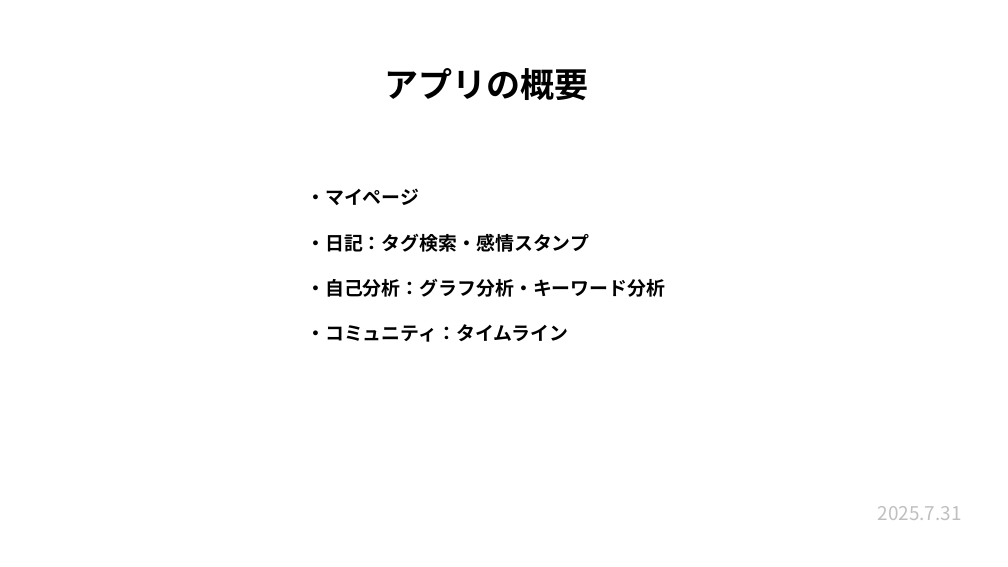
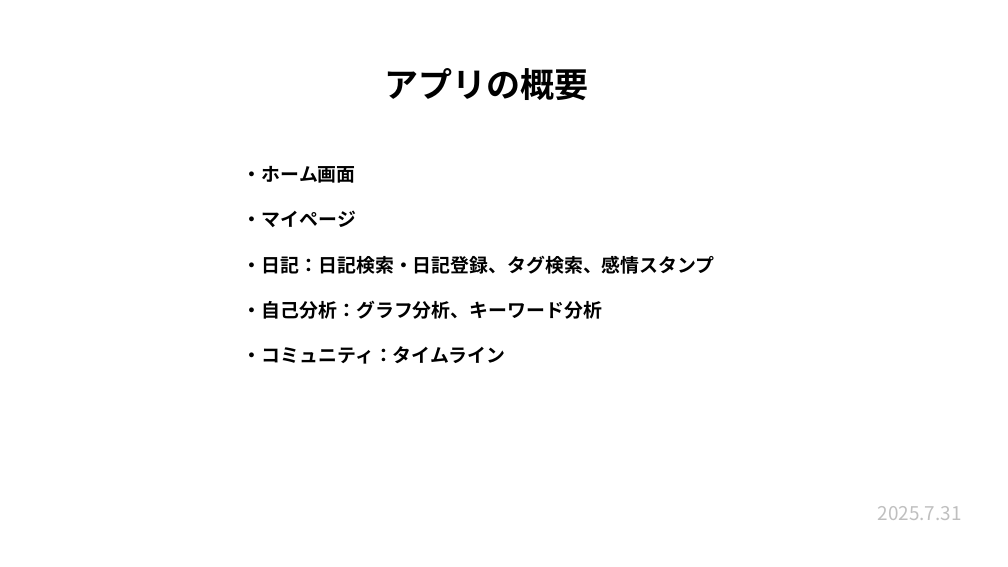
Before and after one commit to plusdojo2025/a2-7, a slide deck: slide 5 of 発表準備/7月成果発表会.pptx. Drawn at 1008x567 pixels with LibreOffice and Linux fonts; fonts in the diff are those of the drawing. Boxes give left, top, right and bottom in pixels: in the first picture for what was removed or moved away, otherwise in the second. Text is boxed around its words. In the diff, an @@ line names an element or a change of style, - is before the commit and + after.

```diff
--- a/発表準備/7月成果発表会.pptx
+++ b/発表準備/7月成果発表会.pptx
@@ text "・ホーム画面": place and size @@
-text "・ホーム画面" at [306, 188, 665, 342]
+text "・ホーム画面" at [243, 166, 715, 364]
@@ text at [243, 166, 356, 183]: paragraph added @@
+・ホーム画面
@@ text at [243, 256, 715, 319]: text changed @@
-・日記：タグ検索・感情スタンプ
-・自己分析：グラフ分析・キーワード分析
+・日記：日記検索・日記登録、タグ検索、感情スタンプ
+・自己分析：グラフ分析、キーワード分析
```
Also in this commit, not shown: 1 other slide changed, 4 other files.
